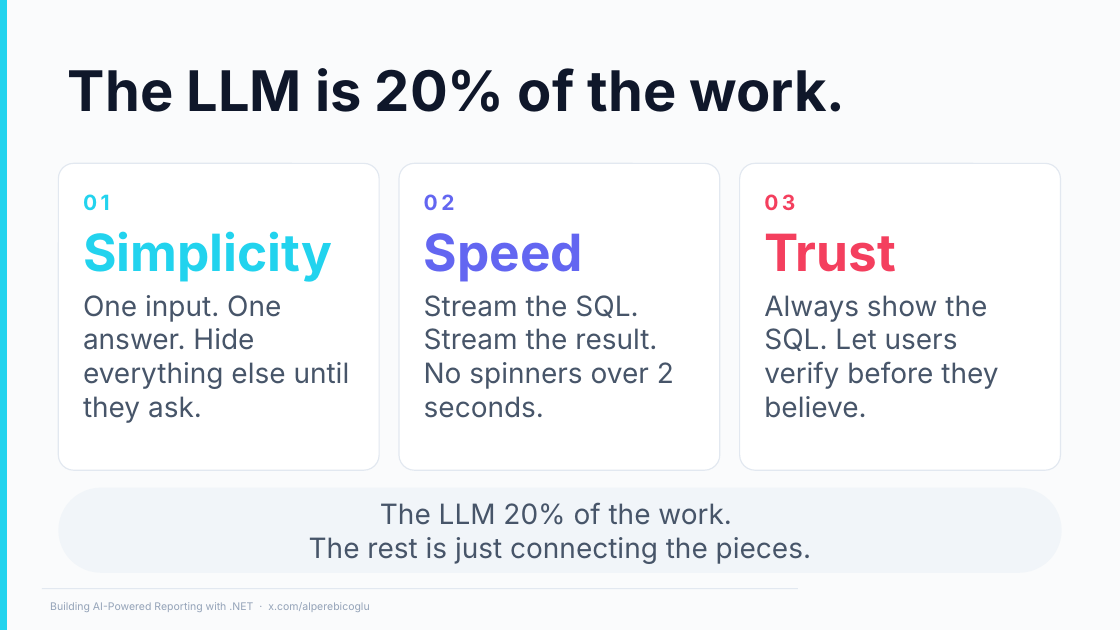
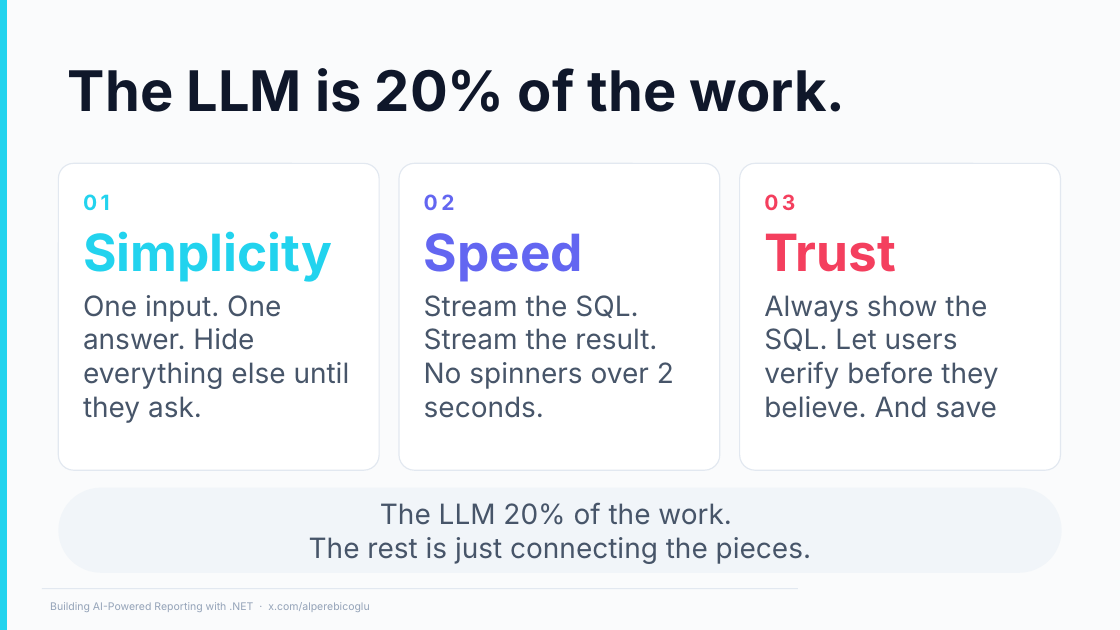
Before and after one commit to ebicoglu/chat-with-your-data-conference, a slide deck: slide 17 of Presentation.pptx. Drawn at 1120x630 pixels with LibreOffice and Linux fonts; fonts in the diff are those of the drawing; background and template pictures are left out. Boxes give left, top, right and bottom in pixels: in the first picture for what was removed or moved away, otherwise in the second. Text is boxed around its words. In the diff, an @@ line names an element or a change of style, - is before the commit and + after.

```diff
--- a/Presentation.pptx
+++ b/Presentation.pptx
@@ text in rounded rectangle at (764, 295, 998, 418): text changed @@
-Always show the SQL. Let users verify before they believe.
+Always show the SQL. Let users verify before they believe. And save
```
Also in this commit, not shown: 4 other slides changed, 1 slide added.
